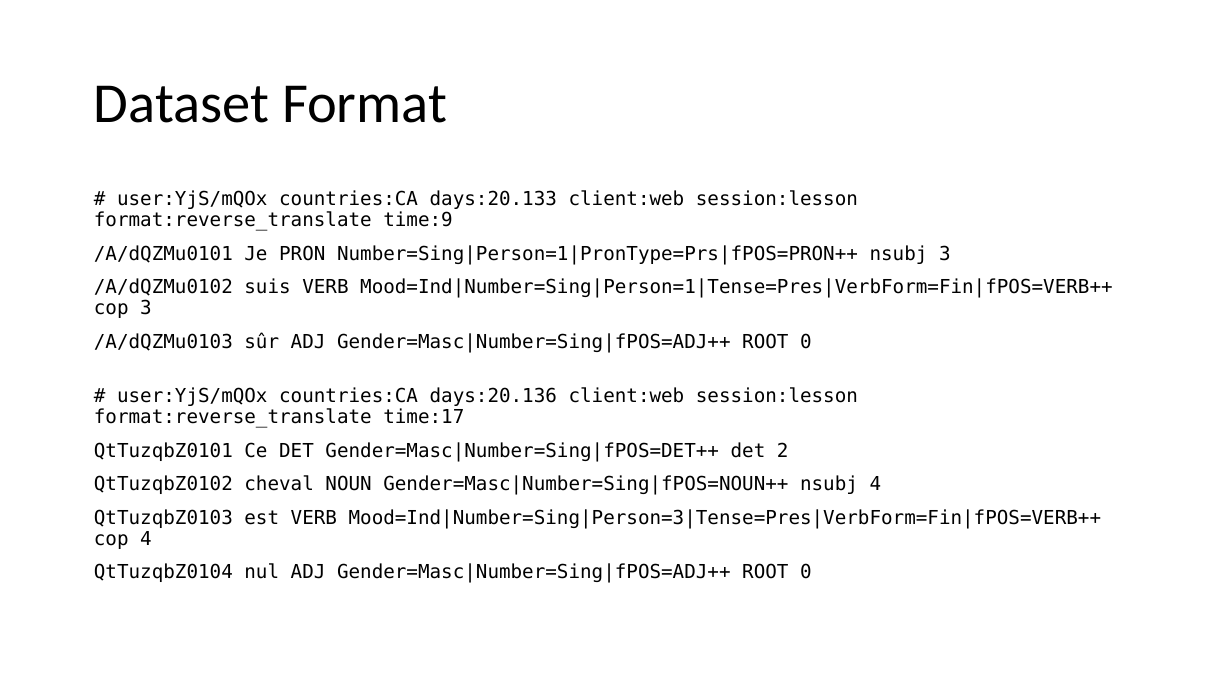
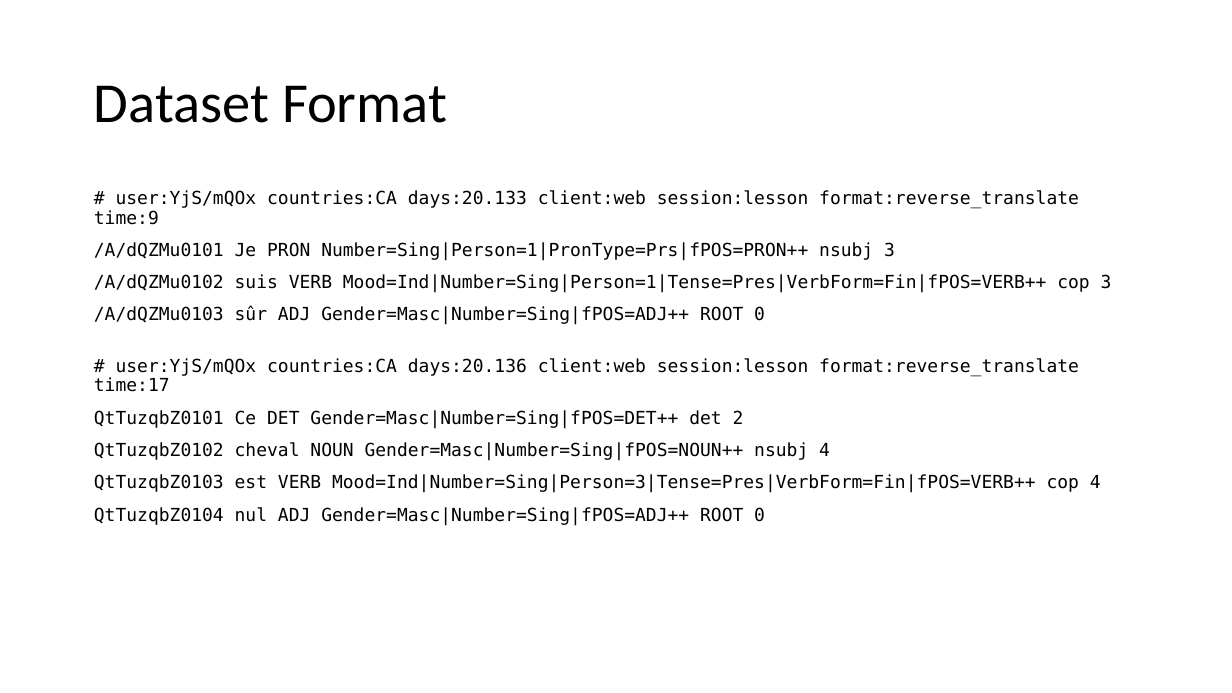
Before and after one commit to 1071-DataScience/finalproject-itsnotponpon, a slide deck: slide 5 of docs/MSLA.pptx. Drawn at 1232x693 pixels with LibreOffice and Linux fonts; fonts in the diff are those of the drawing. Boxes give left, top, right and bottom in pixels: in the first picture for what was removed or moved away, otherwise in the second. Text is boxed around its words. In the diff, an @@ line names an element or a change of style, - is before the commit and + after.

```diff
--- a/docs/MSLA.pptx
+++ b/docs/MSLA.pptx
@@ text "# user:YjS/mQOx countries:CA days:20.133 client:web ..." at <box>94,190,1112,525</box>: size 15 to 14 pt @@
```
Also in this commit, not shown: 3 other slides changed.
